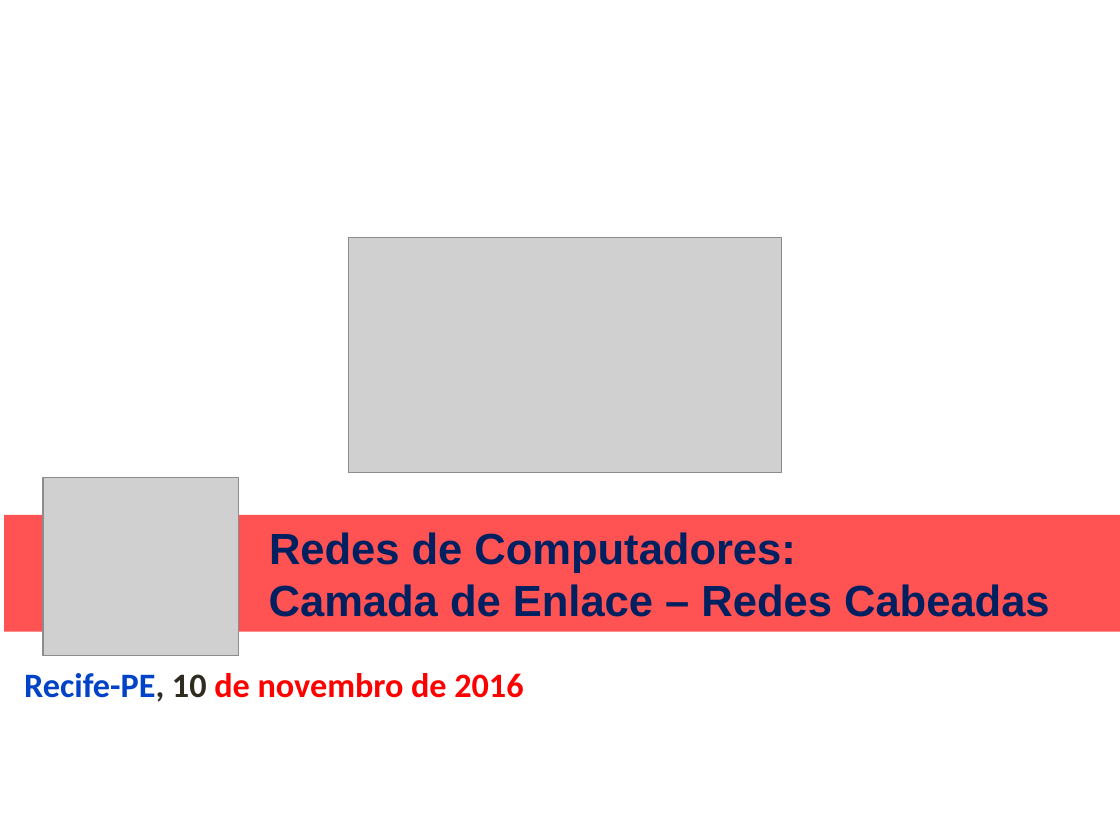
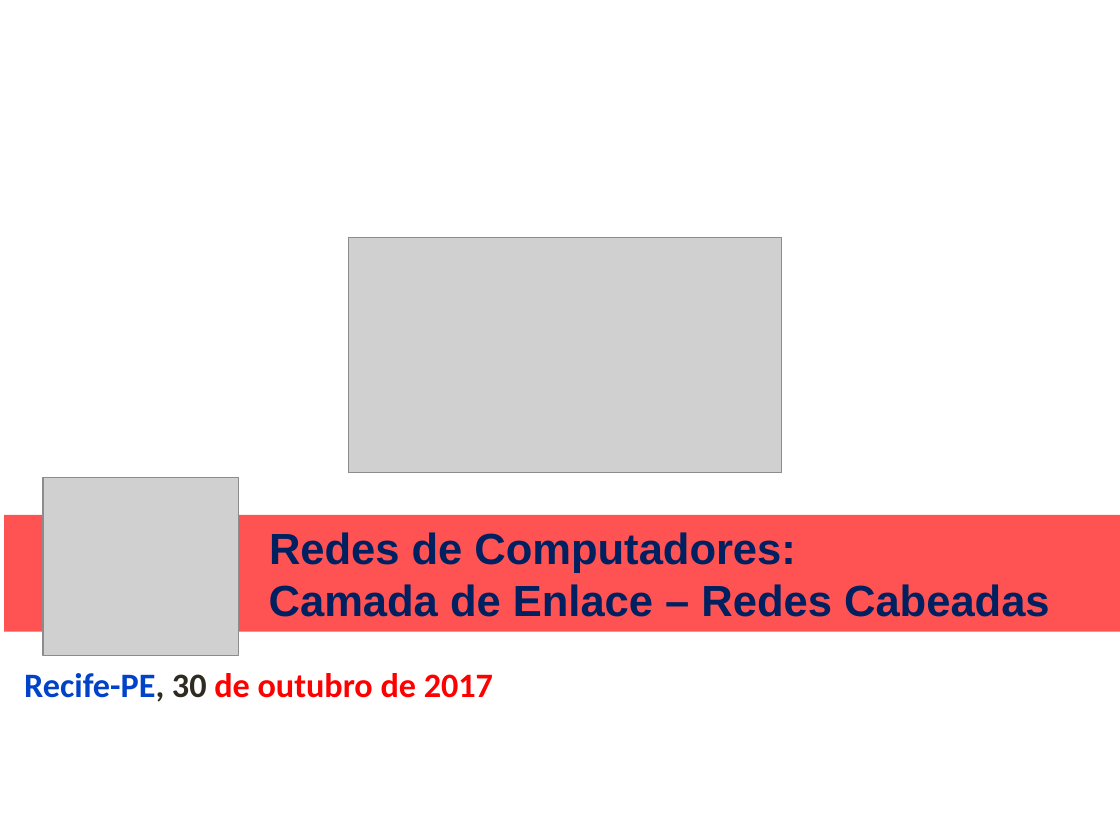
Before and after one commit to niviaquental/niviaquental.github.io, a slide deck: slide 1 of Presentations/Aula11-Enlace-Cabeado/11-Enlace-Cabeado.pptx. Drawn at 1120x840 pixels with LibreOffice and Linux fonts; fonts in the diff are those of the drawing; grey boxes stand for pictures; background and template pictures are left out. Boxes give left, top, right and bottom in pixels: in the first picture for what was removed or moved away, otherwise in the second. Text is boxed around its words. In the diff, an @@ line names an element or a change of style, - is before the commit and + after.

```diff
--- a/Presentations/Aula11-Enlace-Cabeado/11-Enlace-Cabeado.pptx
+++ b/Presentations/Aula11-Enlace-Cabeado/11-Enlace-Cabeado.pptx
@@ text at (24, 673, 493, 702): text changed @@
-Recife-PE, 10 de novembro de 2016
+Recife-PE, 30 de outubro de 2017
```
Also in this commit, not shown: 2 other slides changed.
